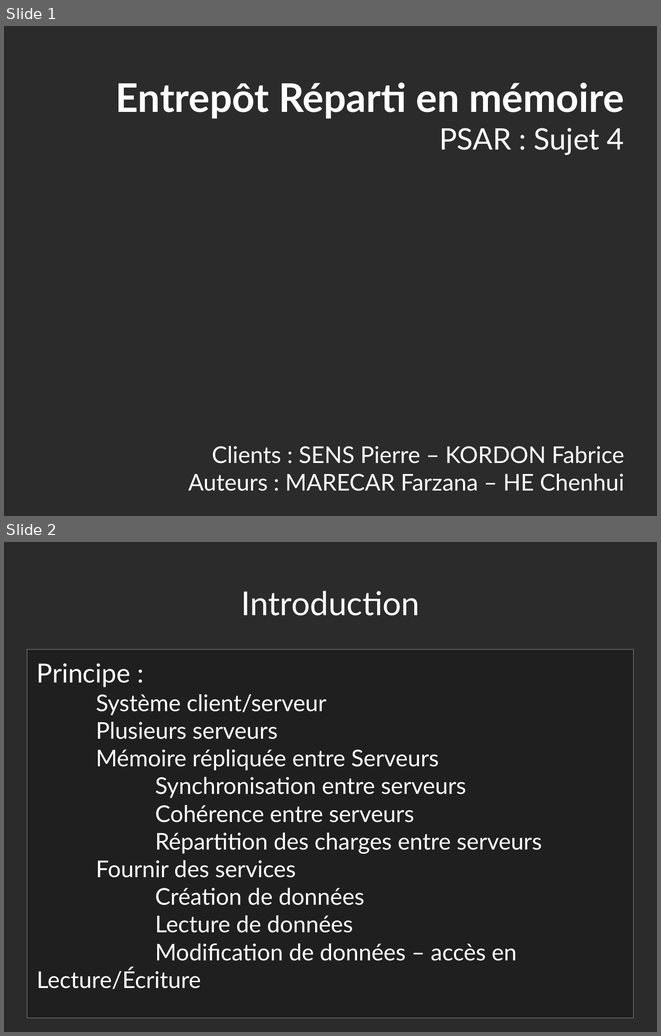
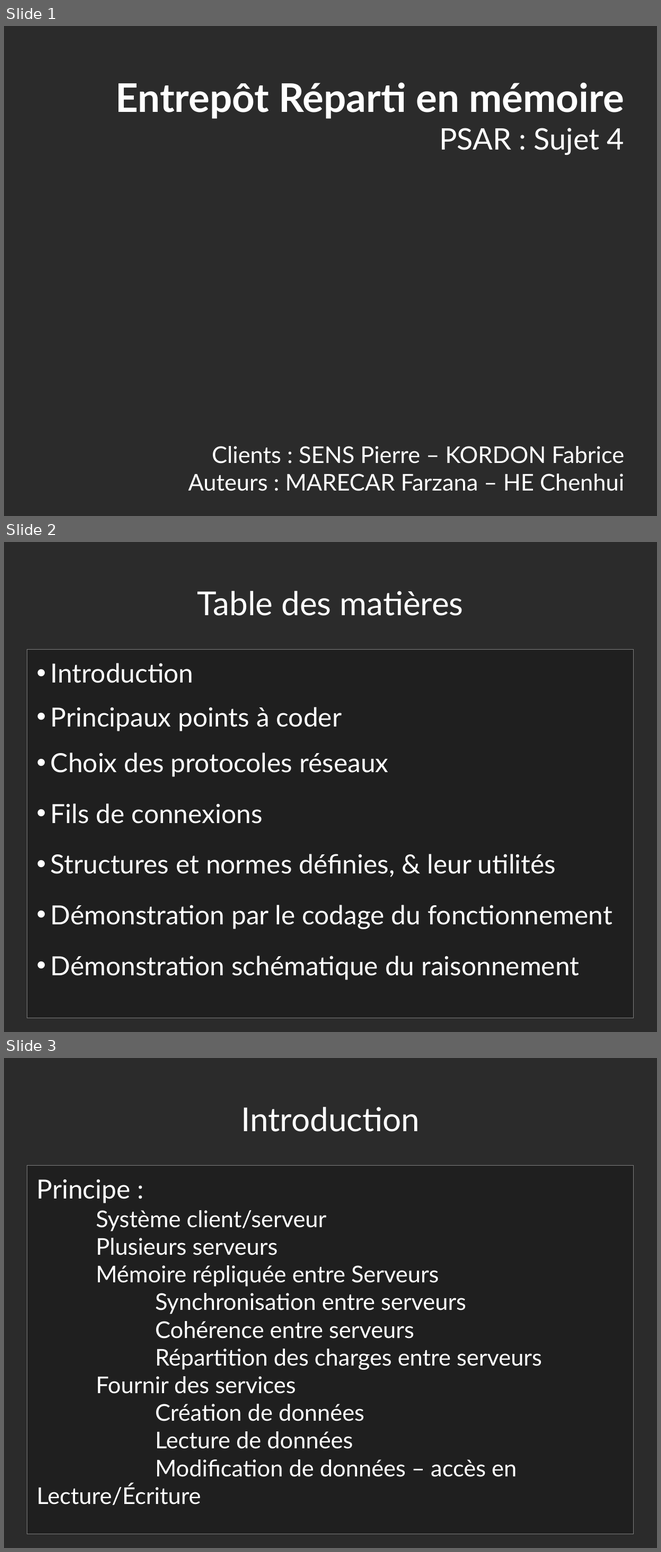
Before and after one commit to Lightslicer/PSAR, a slide deck: PSAR_HE_MARECAR_presentation.odp. Shown one above the other, each under a label of ours: slides 1 and 2 before the commit, slides 1, 2 and 3 after it. The pictures are 661x1036 and 661x1552 pixels, drawn with LibreOffice and Linux fonts; fonts in the diff are those of the drawing; background and template pictures are left out; a plain dark background stands for a picture behind light text. Boxes give left, top, right and bottom in pixels: in the first picture for what was removed or moved away, otherwise in the second. Text is boxed around its words. In the diff, an @@ line names an element or a change of style, - is before the commit and + after.

```diff
--- a/PSAR_HE_MARECAR_presentation.odp
+++ b/PSAR_HE_MARECAR_presentation.odp
@@ slide 2 added at <box>4,542,657,1032</box>, background picture (left out) @@
@@ title added at <box>197,591,464,616</box>, 40 pt, text #FFFFFF @@
+Table des matières
@@ rectangle added at <box>27,649,634,1018</box>, fill #1C1C1C at 75% opacity, outline #808080 0 pt @@
@@ subtitle added at <box>51,663,612,980</box>, 32 pt, text #FFFFFF @@
+• Introduction
+• Principaux points à coder
+• Choix des protocoles réseaux
+• Fils de connexions
+• Structures et normes définies, & leur utilités
+• Démonstration par le codage du fonctionnement
+• Démonstration schématique du raisonnement
@@ what was slide 2 is now slide 3 @@
```
Also in this commit, not shown: 9 other slides added.
